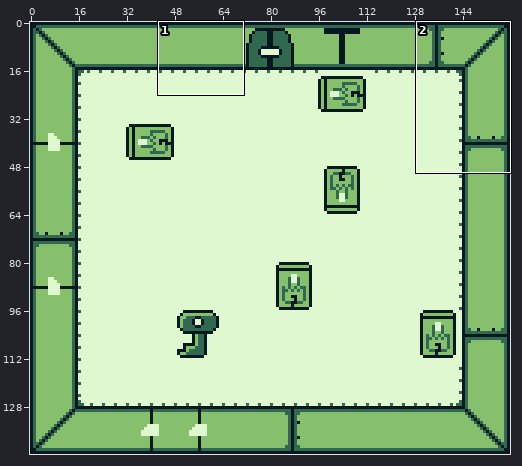
Two versions of one sprite sheet, GB-Studio-Jam/assets/backgrounds/Room13.png. Above, an overview of the earlier version with the close-up marked.
Close-up. Earlier state:
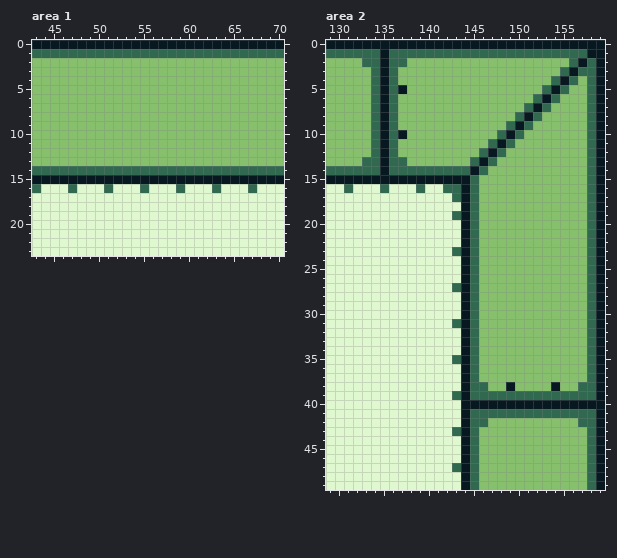
The file is 160x144 pixels. Shown: area 1: x 43..70, y 0..23; area 2: x 129..159, y 0..49. The commit also changed other parts of the picture, which this record leaves out.
After the commit:
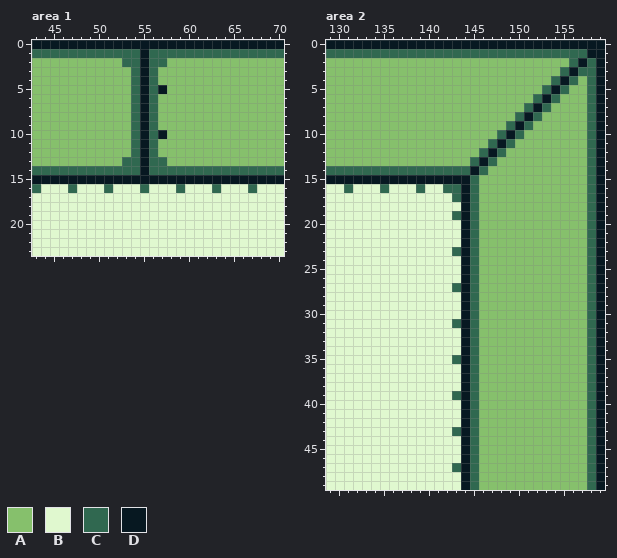
Palette (. is transparent): A #86c06c  B #e0f8cf  C #306850  D #071821
Difference:
Area 1:
y 1: x 55 C -> D
y 2: x 53..57 AAAAA -> CCDCC
y 3..4: x 54..56 AAA -> CDC
y 5: x 54..57 AAAA -> CDCD
y 6..9: x 54..56 AAA -> CDC
y 10: x 54..57 AAAA -> CDCD
y 11..12: x 54..56 AAA -> CDC
y 13: x 53..57 AAAAA -> CCDCC
y 14: x 55 C -> D
Area 2:
y 1: x 135 D -> C
y 2: x 133..137 CCDCC -> AAAAA
y 3..4: x 134..136 CDC -> AAA
y 5: x 134..137 CDCD -> AAAA
y 6..9: x 134..136 CDC -> AAA
y 10: x 134..137 CDCD -> AAAA
y 11..12: x 134..136 CDC -> AAA
y 13: x 133..137 CCDCC -> AAAAA
y 14: x 135 D -> C
y 38: x 146 C -> A; x 149 D -> A; x 154 D -> A; x 157 C -> A
y 39: x 146..157 CCCCCCCCCCCC -> AAAAAAAAAAAA
y 40: x 145..158 DDDDDDDDDDDDDD -> CAAAAAAAAAAAAC
y 41: x 146..157 CCCCCCCCCCCC -> AAAAAAAAAAAA
y 42: x 146 C -> A; x 157 C -> A
